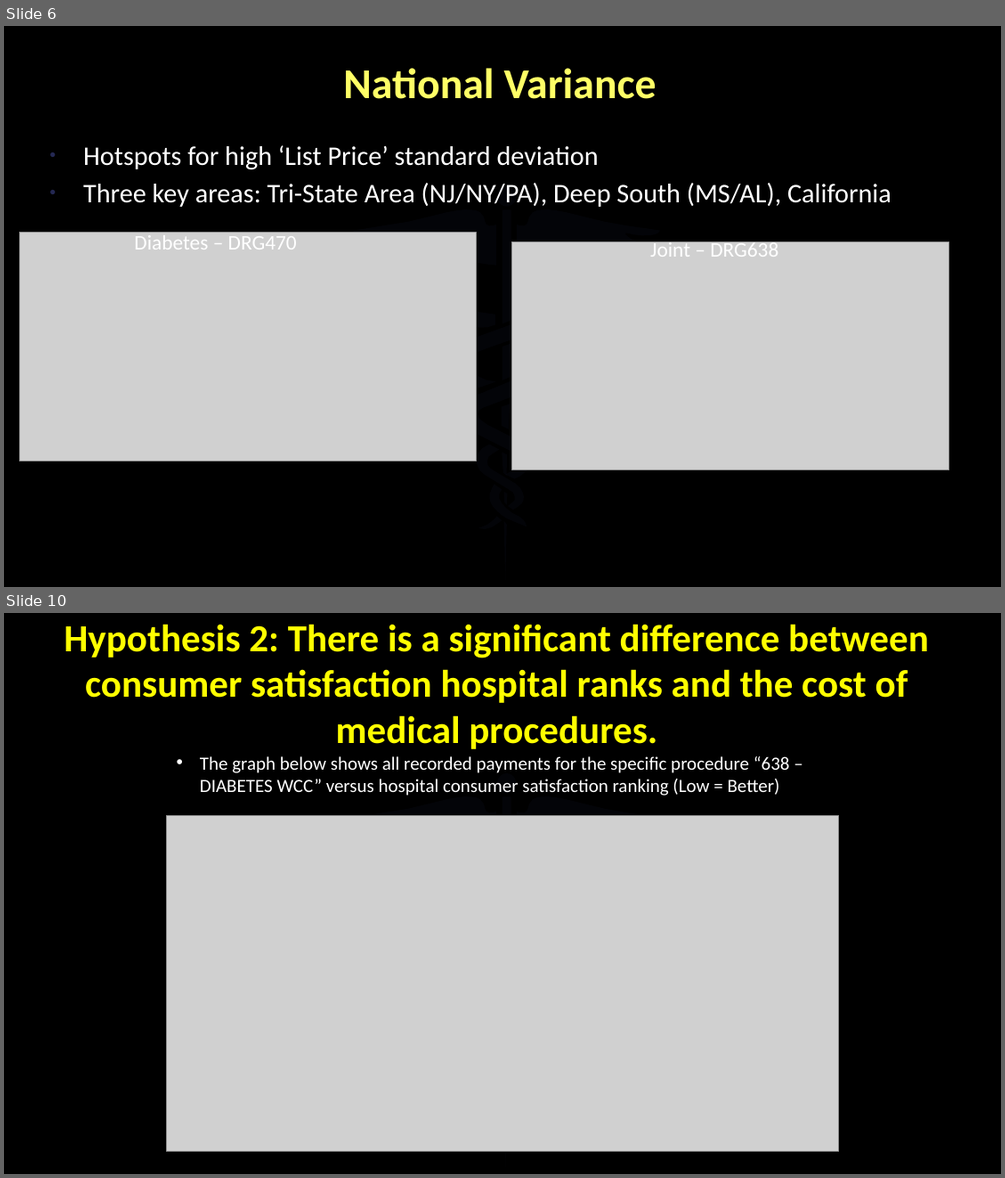
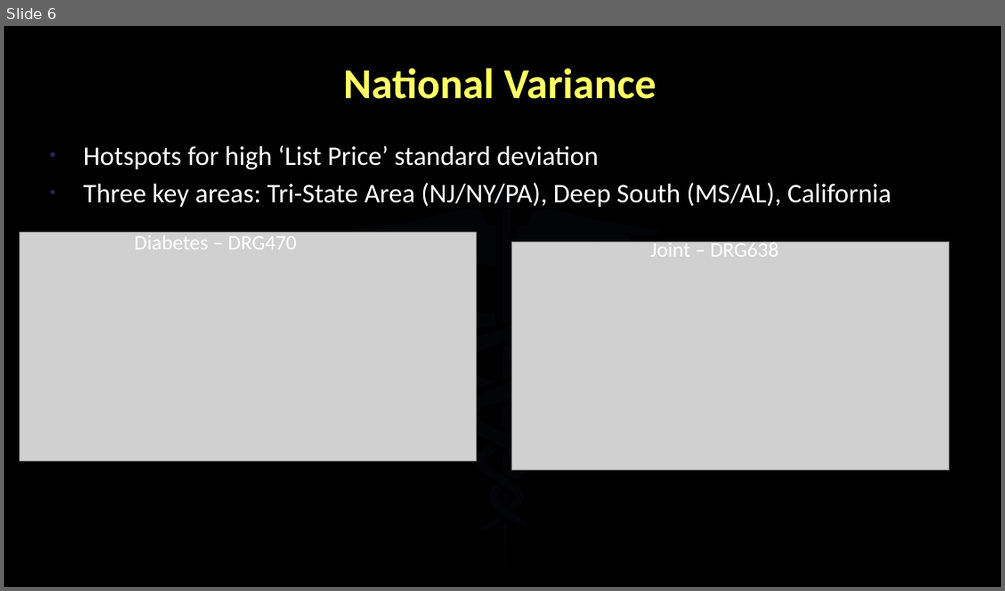
Before and after one commit to BrandinO771/viper_proj_1, a slide deck: _PRESENTATION/healthcare_cost_consitency5.pptx. Shown one above the other, each under a label of ours: slides 6 and 10 before the commit, slide 6 after it; the slides between them are not shown. The pictures are 1005x1178 and 1005x591 pixels, drawn with LibreOffice and Linux fonts; fonts in the diff are those of the drawing; grey boxes stand for pictures; background and template pictures are left out. Boxes give left, top, right and bottom in pixels: in the first picture for what was removed or moved away, otherwise in the second. Text is boxed around its words. In the diff, an @@ line names an element or a change of style, - is before the commit and + after.

```diff
--- a/_PRESENTATION/healthcare_cost_consitency5.pptx
+++ b/_PRESENTATION/healthcare_cost_consitency5.pptx
@@ slide 10 removed at (x1=4, y1=613, x2=1001, y2=1174), background picture (left out); not listed: 5 template elements that a slide beside it also shows @@
@@ title removed at (x1=64, y1=624, x2=929, y2=749) @@
-Hypothesis 2: There is a significant difference between consumer satisfaction hospital ranks and the cost of medical procedures.
@@ text removed at (x1=200, y1=756, x2=790, y2=795) @@
-• The graph below shows all recorded payments for the specific procedure “638 – DIABETES WCC” versus hospital consumer satisfaction ranking (Low = Better)
@@ picture removed at (x1=166, y1=815, x2=839, y2=1151) @@
```
Also in this commit, not shown: 5 slides changed, 3 slides added, 4 other slides removed, 31 other files.
